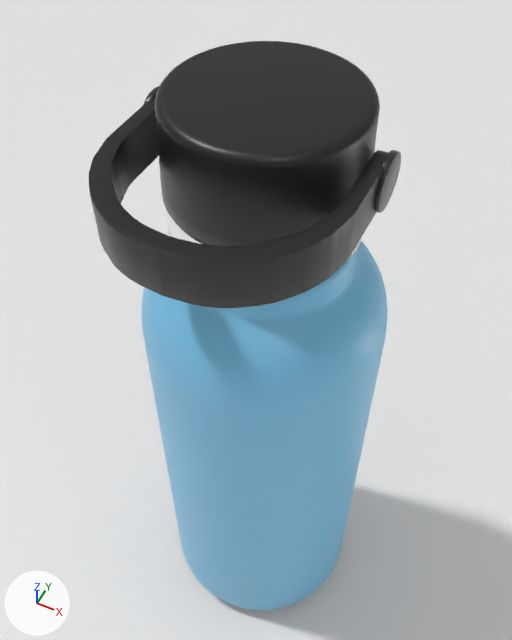
The Blender file bottle-master/export/SKLUBS_BOTTLE_MASTER.blend, before and after one commit.
Camera for both pictures: a camera (50 mm lens) standing at (0.334, -0.698, 1.658) and looking at (-0.054, 0.079, 0.687). The lights are fixed; the arrows at lower left show +X, +Y and +Z. The older version comes first. Both versions are drawn at frame 24 of the action 'HANDLE_UP_DOWN'; the numbers are the values there.

The first picture shows 'BODY', 'CAP', 'FLOOR', 'HANDLE', 'HINGE_R', 'NECK' and 2 more.
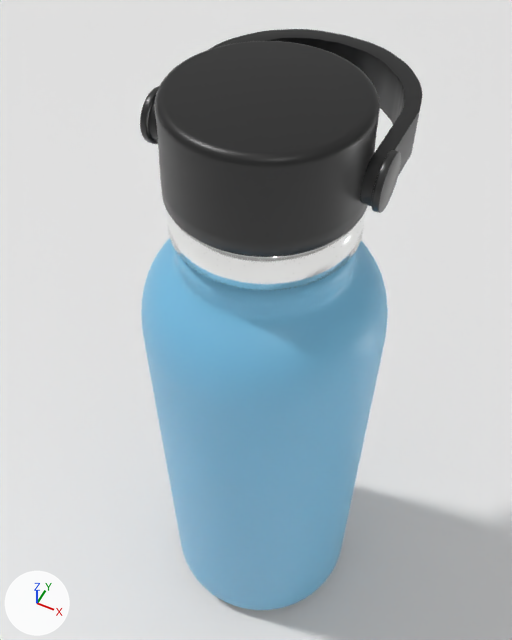
What differs and where, as boxes [x1, y1, x2, y2] in the pictures (512 x 640 px):
'HANDLE', turned: before [89, 98, 388, 308]; after [148, 29, 422, 206]
'METAL_RING', unchanged, uncovered by the edit: before [166, 210, 362, 270]; after [166, 210, 366, 291]
'NECK', unchanged, uncovered by the edit: before [241, 252, 356, 310]; after [175, 251, 356, 310]

Edits to the bpy script that builds the scene:
```text
Change ob_handle:
    ob_handle.rotation_euler: (1.571, 0.0, 0.0) -> (-1.571, 0.0, 0.0)  # degrees (90, 0, 0) -> degrees (-90, 0, 0)
```
